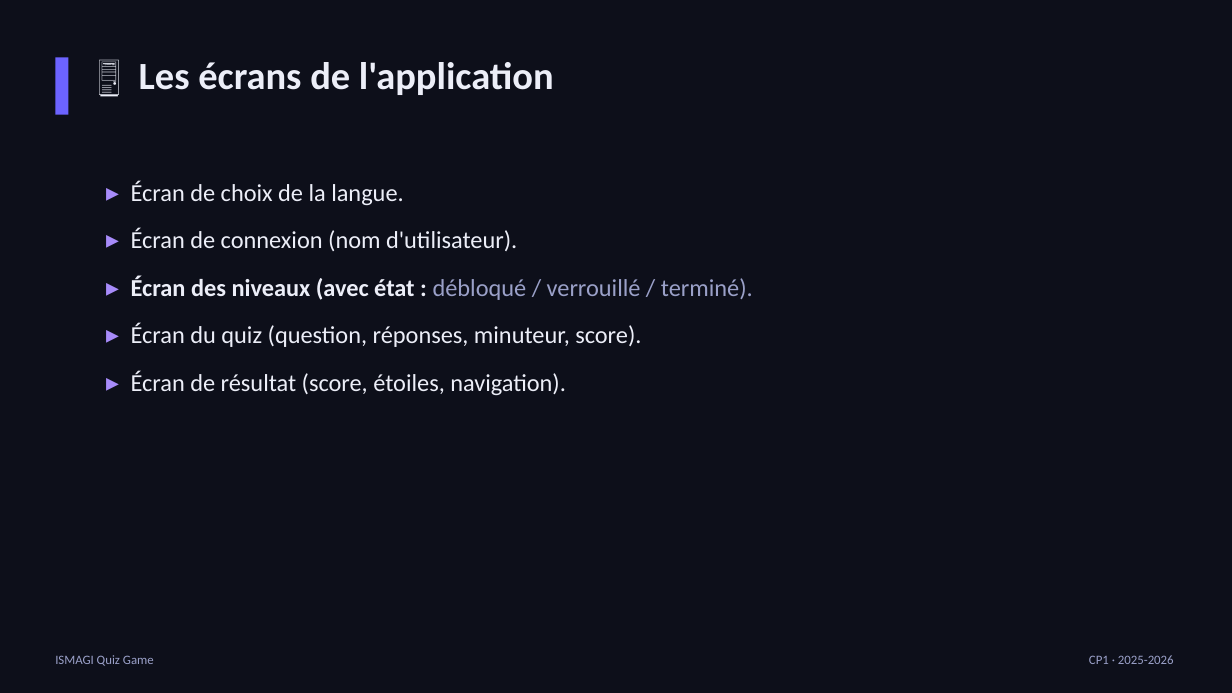
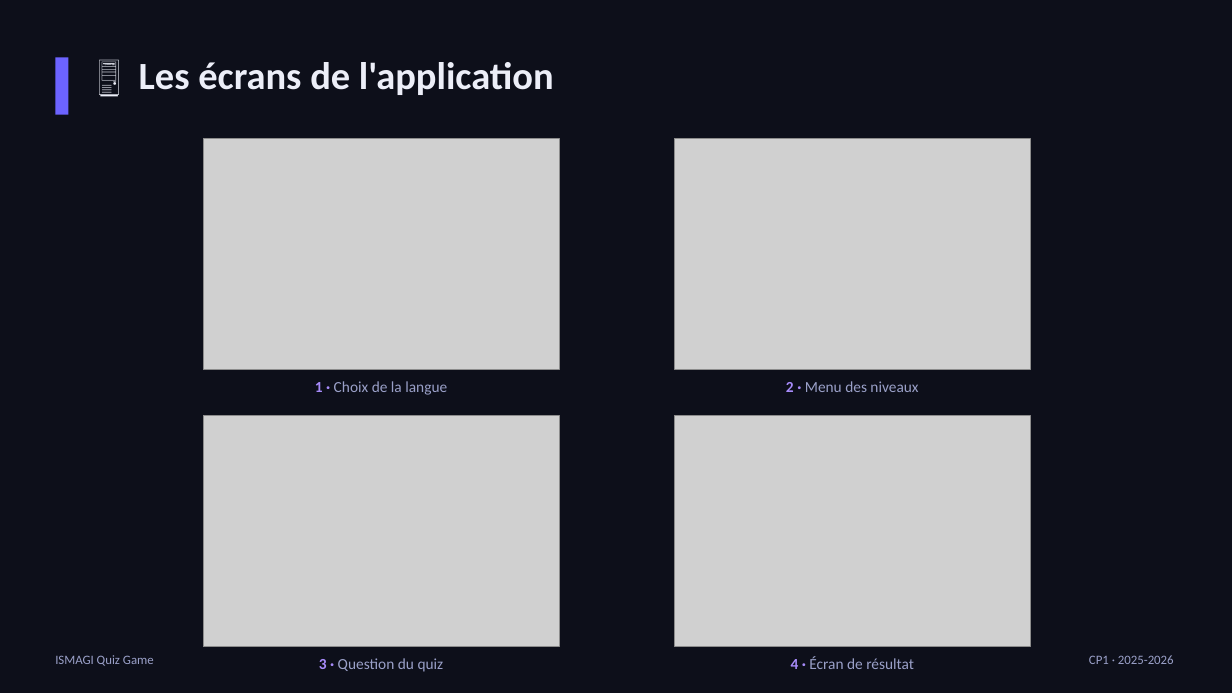
Before and after one commit to achraf1950sadaoui-dot/webcite-create, a slide deck: slide 7 of quiz-game/Presentation_ISMAGI_Quiz_Game.pptx. Drawn at 1232x693 pixels with LibreOffice and Linux fonts; fonts in the diff are those of the drawing; grey boxes stand for pictures. Boxes give left, top, right and bottom in pixels: in the first picture for what was removed or moved away, otherwise in the second. Text is boxed around its words. In the diff, an @@ line names an element or a change of style, - is before the commit and + after.

```diff
--- a/quiz-game/Presentation_ISMAGI_Quiz_Game.pptx
+++ b/quiz-game/Presentation_ISMAGI_Quiz_Game.pptx
@@ picture added at box(203, 139, 559, 370) @@
@@ picture added at box(675, 139, 1031, 370) @@
@@ text removed at box(131, 181, 753, 395) @@
-▸ Écran de choix de la langue.
-▸ Écran de connexion (nom d'utilisateur).
-▸ Écran des niveaux (avec état : débloqué / verrouillé / terminé).
-▸ Écran du quiz (question, réponses, minuteur, score).
-▸ Écran de résultat (score, étoiles, navigation).
@@ text added at box(315, 381, 447, 395), 12 pt, text #9AA0C8 @@
+1 · Choix de la langue
@@ text added at box(786, 381, 918, 392), 12 pt, text #9AA0C8 @@
+2 · Menu des niveaux
@@ picture added at box(203, 416, 559, 647) @@
@@ picture added at box(675, 416, 1031, 647) @@
@@ text added at box(319, 658, 444, 672), 12 pt, text #9AA0C8 @@
+3 · Question du quiz
@@ text added at box(791, 656, 914, 669), 12 pt, text #9AA0C8 @@
+4 · Écran de résultat
```
Also in this commit, not shown: 11 other slides changed, 4 other files.
